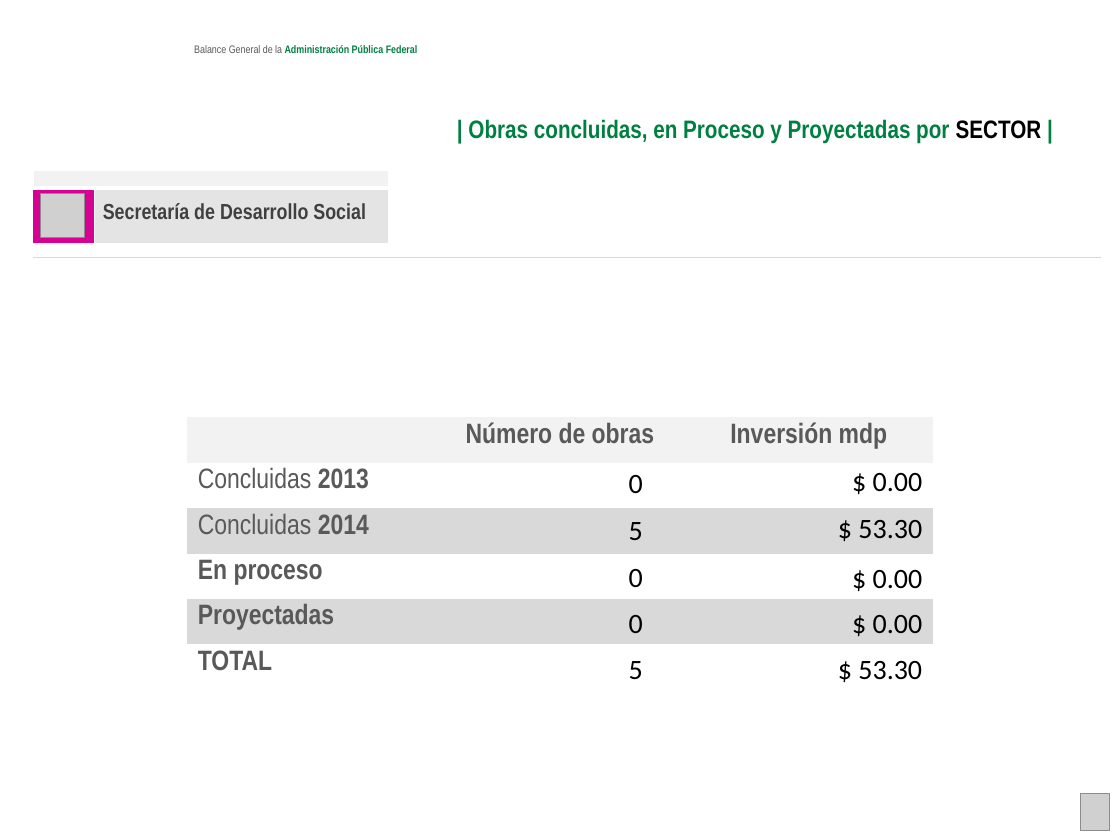
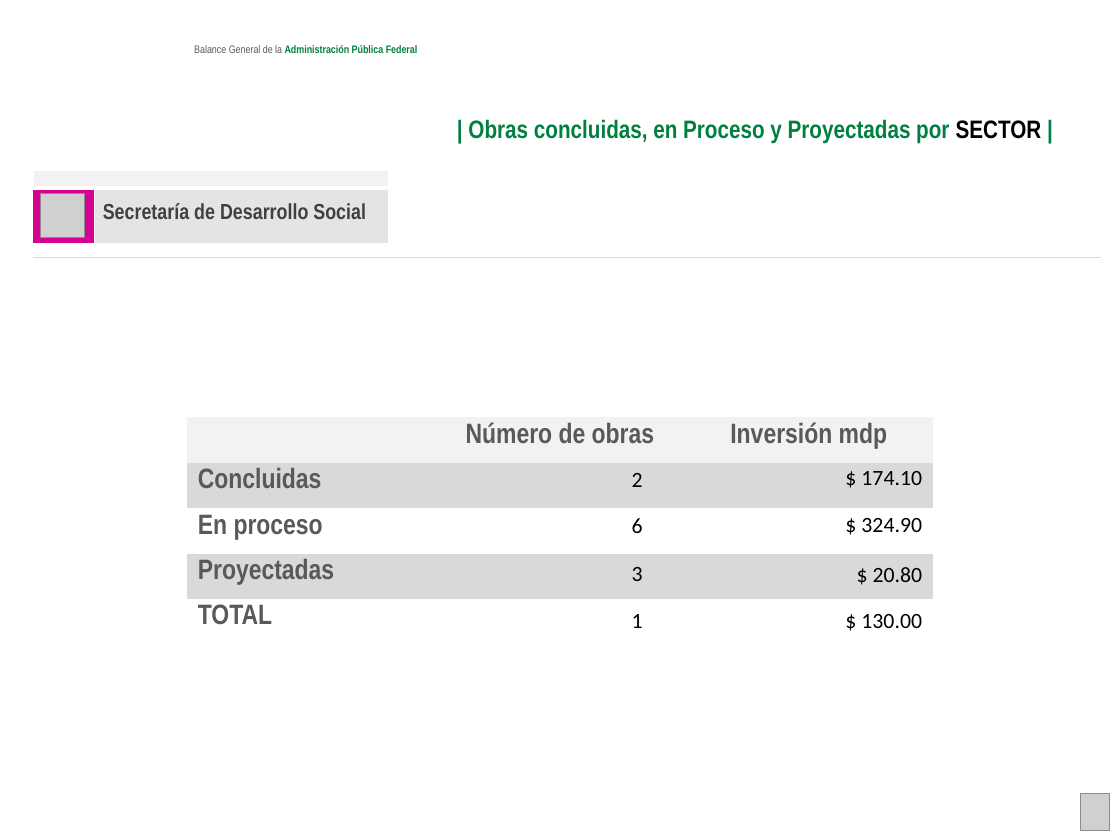
Before and after one commit to fpedro23/djangoObras, a slide deck: slide 3 of obras/static/ppt/ppt-generados/hiper_por_sector_1.pptx (slide 5 before the commit). Drawn at 1120x840 pixels with LibreOffice and Linux fonts; fonts in the diff are those of the drawing; grey boxes stand for pictures; background and template pictures are left out. Boxes give left, top, right and bottom in pixels: in the first picture for what was removed or moved away, otherwise in the second. Text is boxed around its words. In the diff, an @@ line names an element or a change of style, - is before the commit and + after.

```diff
--- a/obras/static/ppt/ppt-generados/hiper_por_sector_1.pptx
+++ b/obras/static/ppt/ppt-generados/hiper_por_sector_1.pptx
@@ table at <box>187,418,933,645</box> @@
-row 2: Concluidas 2013 |  | 
-row 3: Concluidas 2014 |  | 
+row 2: Concluidas |  | 
@@ text at <box>632,473,643,487</box>: text changed; size 18 to 14 pt @@
-0
+2
@@ text at <box>861,471,922,485</box>: text changed; size 18 to 14 pt @@
-$ 0.00
+$ 174.10
@@ text at <box>632,518,643,533</box>: text changed; size 18 to 14 pt @@
-5
+6
@@ text at <box>861,518,922,532</box>: text changed; size 18 to 14 pt @@
-$ 53.30
+$ 324.90
@@ text at <box>632,567,643,581</box>: text changed; size 18 to 14 pt @@
-0
+3
@@ text at <box>873,567,923,582</box>: text changed; size 18 to 14 pt @@
-$ 0.00
+$ 20.80
@@ text removed at <box>629,615,643,633</box> @@
-0
@@ text at <box>632,614,643,628</box>: text changed; size 18 to 14 pt @@
-5
+1
@@ text at <box>861,614,922,628</box>: text changed; size 18 to 14 pt @@
-$ 0.00
+$ 130.00
@@ text removed at <box>858,661,922,680</box> @@
-$ 53.30
```
Also in this commit, not shown: 28 other slides changed, 1 slide added, 31 slides removed, 5 other files.
